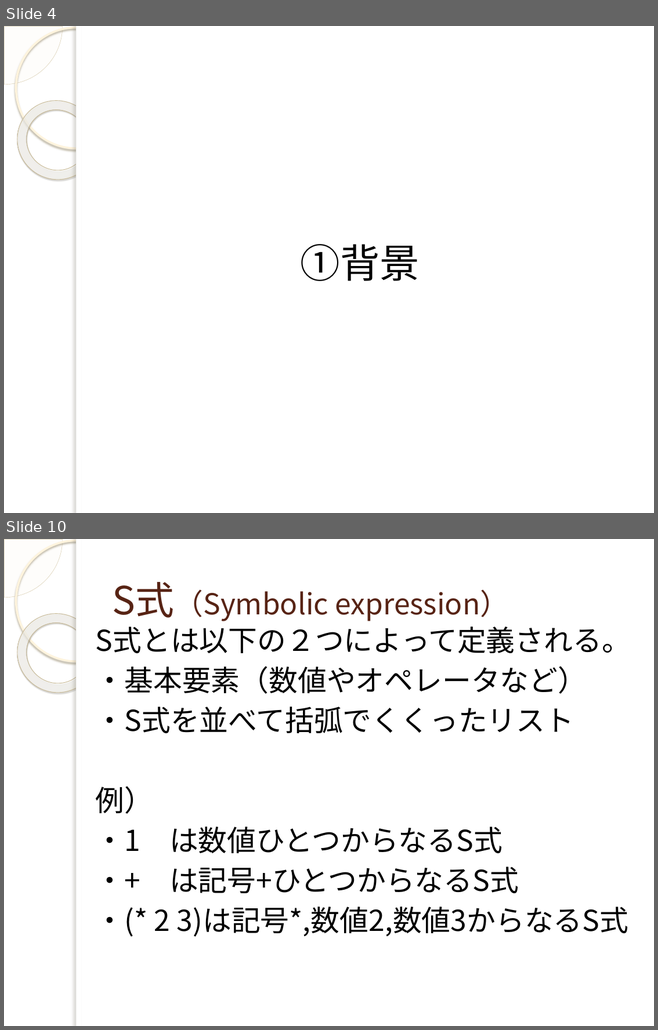
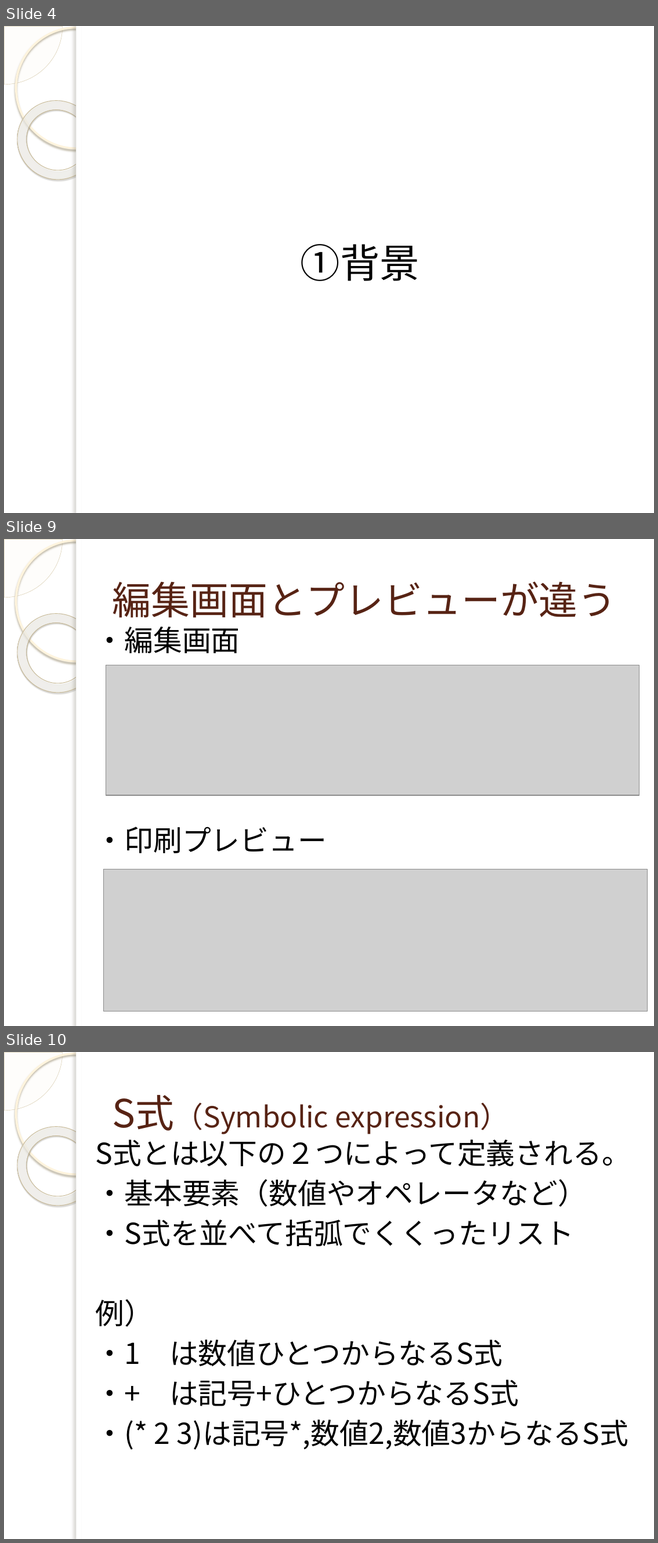
Before and after one commit to yuridonus/FEstudy, a slide deck: hateful_excel.pptx. Shown one above the other, each under a label of ours: slides 4 and 10 before the commit, slides 4, 9 and 10 after it; the slides between them are not shown. The pictures are 658x1030 and 658x1543 pixels, drawn with LibreOffice and Linux fonts; fonts in the diff are those of the drawing; grey boxes stand for pictures; background and template pictures are left out. Boxes give left, top, right and bottom in pixels: in the first picture for what was removed or moved away, otherwise in the second. Text is boxed around its words. In the diff, an @@ line names an element or a change of style, - is before the commit and + after.

```diff
--- a/hateful_excel.pptx
+++ b/hateful_excel.pptx
@@ slide 9 added at (4, 539, 654, 1026), background picture (left out); not listed: 5 template elements that a slide beside it also shows @@
@@ title added at (112, 581, 616, 618), 43 pt, text #572314 @@
+編集画面とプレビューが違う
@@ text added at (96, 627, 326, 853), 32 pt, text #000000 @@
+・編集画面
+・印刷プレビュー
@@ picture added at (106, 665, 639, 795) @@
@@ picture added at (104, 870, 648, 1012) @@
```
Also in this commit, not shown: 3 slides changed, 3 other slides added, 4 slides removed, 1 other file.
